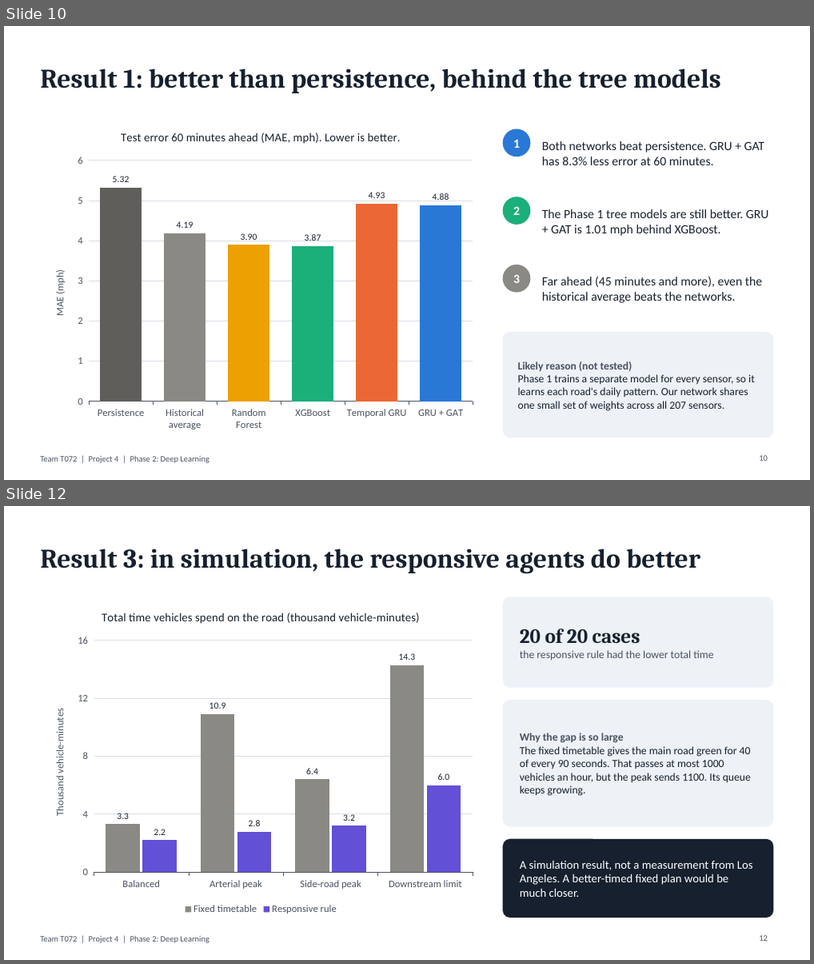
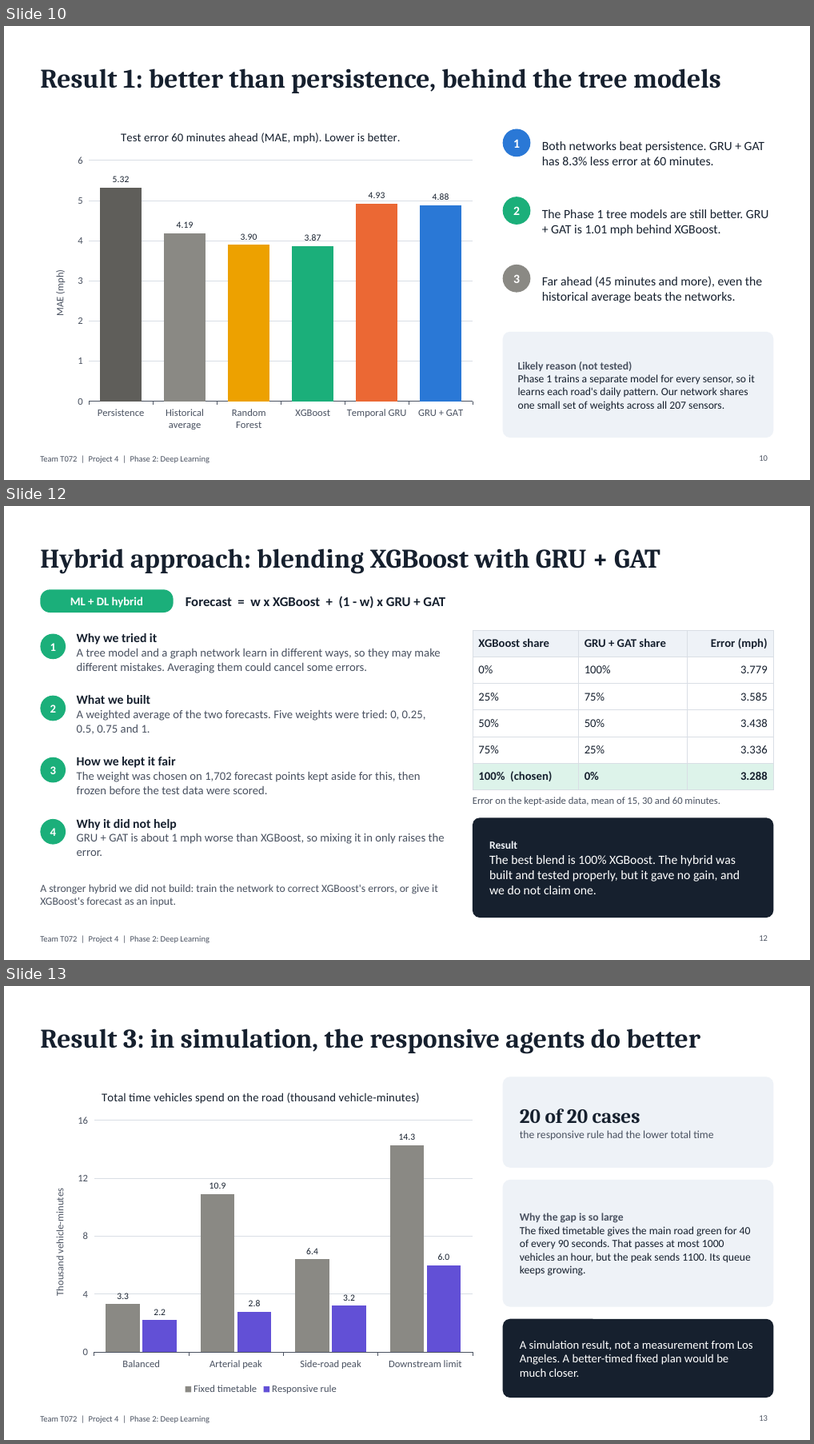
Before and after one commit to Anshuman-utd/DLML_Midsem_Project, a slide deck: slides/phase2/T072_Phase2.pptx. Shown one above the other, each under a label of ours: slides 10 and 12 before the commit, slides 10, 12 and 13 after it; the slides between them are not shown. The pictures are 814x964 and 814x1444 pixels, drawn with LibreOffice and Linux fonts; fonts in the diff are those of the drawing. Boxes give left, top, right and bottom in pixels: in the first picture for what was removed or moved away, otherwise in the second. Text is boxed around its words. In the diff, an @@ line names an element or a change of style, - is before the commit and + after.

```diff
--- a/slides/phase2/T072_Phase2.pptx
+++ b/slides/phase2/T072_Phase2.pptx
@@ slide 12 added at [4,506,810,960], background #FFFFFF; not listed: 1 template element that a slide beside it also shows @@
@@ title added at [40,548,661,574], 32 pt, text #16202E, bold @@
+Hybrid approach: blending XGBoost with GRU + GAT
@@ rounded rectangle added at [40,589,174,612], fill #1BAF7A, 14 pt, text #FFFFFF, bold @@
+ML + DL hybrid
@@ text added at [186,596,446,608], 16 pt, text #16202E, bold @@
+Forecast = w x XGBoost + (1 - w) x GRU + GAT
@@ ellipse added at [40,634,66,659], fill #1BAF7A, 14 pt, text #FFFFFF, bold @@
+1
@@ text added at [77,633,440,673], 14 pt, text #4A5261 @@
+Why we tried it
+A tree model and a graph network learn in different ways, so they may make different mistakes. Averaging them could cancel some errors.
@@ table added at [473,630,774,784], 6 rows, 3 columns @@
+XGBoost share | GRU + GAT share | Error (mph)
+0% | 100% | 3.779
+25% | 75% | 3.585
+50% | 50% | 3.438
+75% | 25% | 3.336
+100% (chosen) | 0% | 3.288
@@ ellipse added at [40,696,66,720], fill #1BAF7A, 14 pt, text #FFFFFF, bold @@
+2
@@ text added at [77,695,426,734], 14 pt, text #4A5261 @@
+What we built
+A weighted average of the two forecasts. Five weights were tried: 0, 0.25, 0.5, 0.75 and 1.
@@ ellipse added at [40,757,66,783], fill #1BAF7A, 14 pt, text #FFFFFF, bold @@
+3
@@ text added at [77,756,421,794], 14 pt, text #4A5261 @@
+How we kept it fair
+The weight was chosen on 1,702 forecast points kept aside for this, then frozen before the test data were scored.
@@ text added at [473,796,721,805], 12 pt, text #4A5261 @@
+Error on the kept-aside data, mean of 15, 30 and 60 minutes.
@@ rounded rectangle added at [473,817,774,917], fill #16202E @@
@@ ellipse added at [40,819,66,844], fill #1BAF7A, 14 pt, text #FFFFFF, bold @@
+4
@@ text added at [77,819,445,856], 14 pt, text #4A5261 @@
+Why it did not help
+GRU + GAT is about 1 mph worse than XGBoost, so mixing it in only raises the error.
@@ text added at [490,840,740,894], 15 pt, text #FFFFFF @@
+Result
+The best blend is 100% XGBoost. The hybrid was built and tested properly, but it gave no gain, and we do not claim one.
@@ text added at [40,884,438,906], 13 pt, text #4A5261 @@
+A stronger hybrid we did not build: train the network to correct XGBoost's errors, or give it XGBoost's forecast as an input.
@@ page number added at [759,935,768,940], 10 pt, text #4A5261 @@
+12
@@ what was slide 12 is now slide 13 @@
```
Also in this commit, not shown: 2 slides changed.
